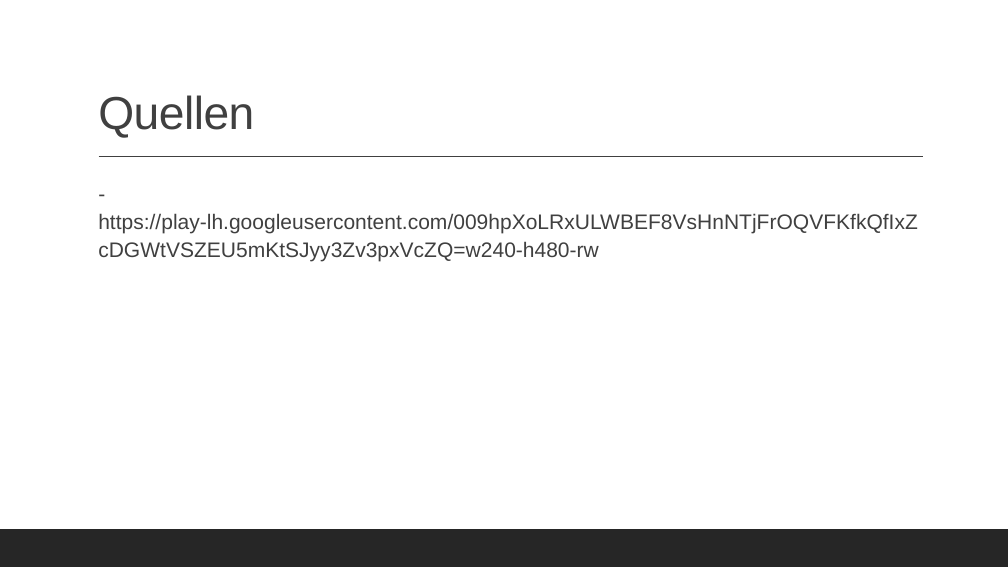
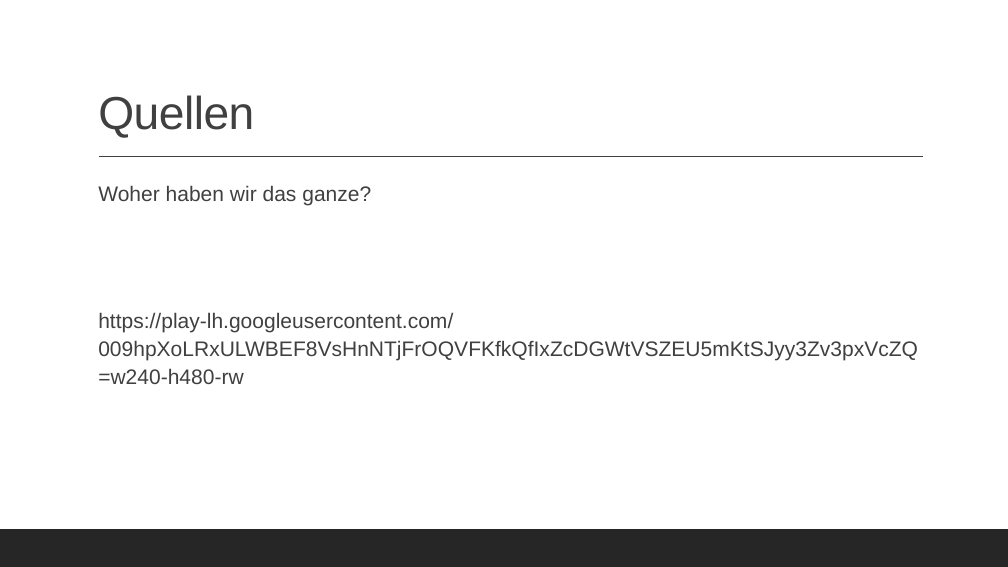
Before and after one commit to KraupaMario/DV-Projekt, a slide deck: slide 8 of 4_Praesentation/DV-Projekt.pptx (slide 7 before the commit). Drawn at 1008x567 pixels with LibreOffice and Linux fonts; fonts in the diff are those of the drawing. Boxes give left, top, right and bottom in pixels: in the first picture for what was removed or moved away, otherwise in the second. Text is boxed around its words. In the diff, an @@ line names an element or a change of style, - is before the commit and + after.

```diff
--- a/4_Praesentation/DV-Projekt.pptx
+++ b/4_Praesentation/DV-Projekt.pptx
@@ text at [98,185,453,384]: text changed @@
-  - https://play-lh.googleusercontent.com/009hpXoLRxULWBEF8VsHnNTjFrOQVFKfkQfIxZcDGWtVSZEU5mKtSJyy3Zv3pxVcZQ=w240-h480-rw
+  Woher haben wir das ganze?
+  https://play-lh.googleusercontent.com/009hpXoLRxULWBEF8VsHnNTjFrOQVFKfkQfIxZcDGWtVSZEU5mKtSJyy3Zv3pxVcZQ=w240-h480-rw
```
Also in this commit, not shown: 3 other slides changed, 5 slides added, 2 slides removed, 2 other files.
